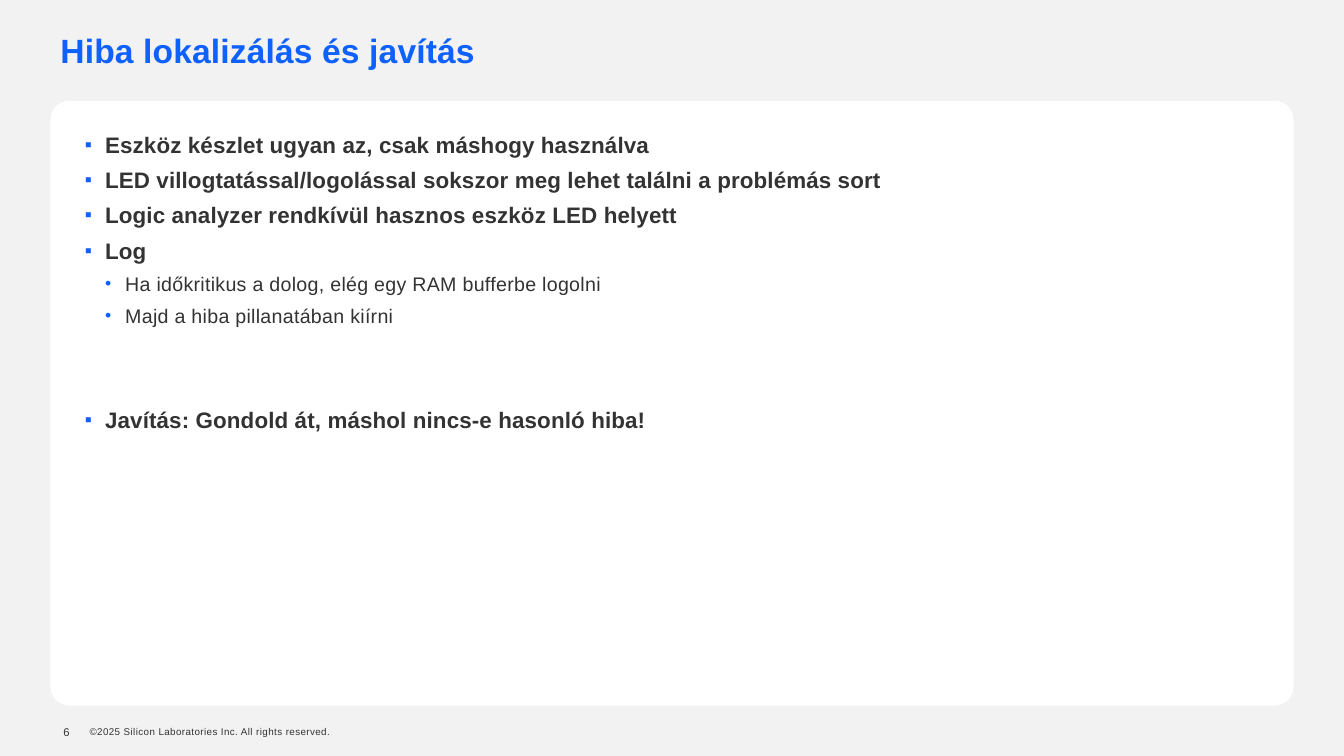
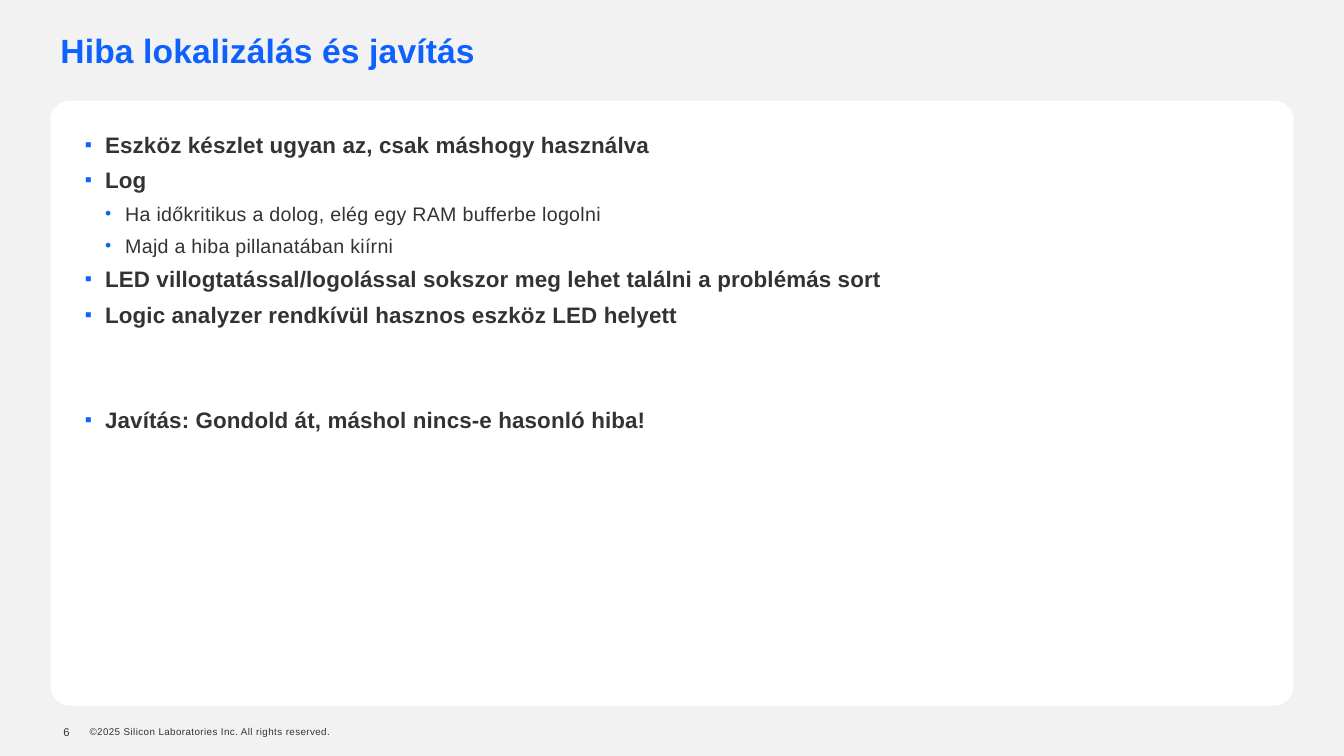
Before and after one commit to andrasbiro-silabs/cansat-bug-presentation, a slide deck: slide 6 of cansat_debug.pptx. Drawn at 1344x756 pixels with LibreOffice and Linux fonts; fonts in the diff are those of the drawing; background and template pictures are left out. Boxes give left, top, right and bottom in pixels: in the first picture for what was removed or moved away, otherwise in the second. Text is boxed around its words. In the diff, an @@ line names an element or a change of style, - is before the commit and + after.

```diff
--- a/cansat_debug.pptx
+++ b/cansat_debug.pptx
@@ text at <box>105,171,881,228</box>: paragraphs removed @@
-▪ LED villogtatással/logolással sokszor meg lehet találni a problémás sort
-▪ Logic analyzer rendkívül hasznos eszköz LED helyett
@@ text at <box>105,270,881,328</box>: paragraphs added @@
+▪ LED villogtatással/logolással sokszor meg lehet találni a problémás sort
+▪ Logic analyzer rendkívül hasznos eszköz LED helyett
```
Also in this commit, not shown: 4 other slides changed, 1 slide removed, 1 other file.
